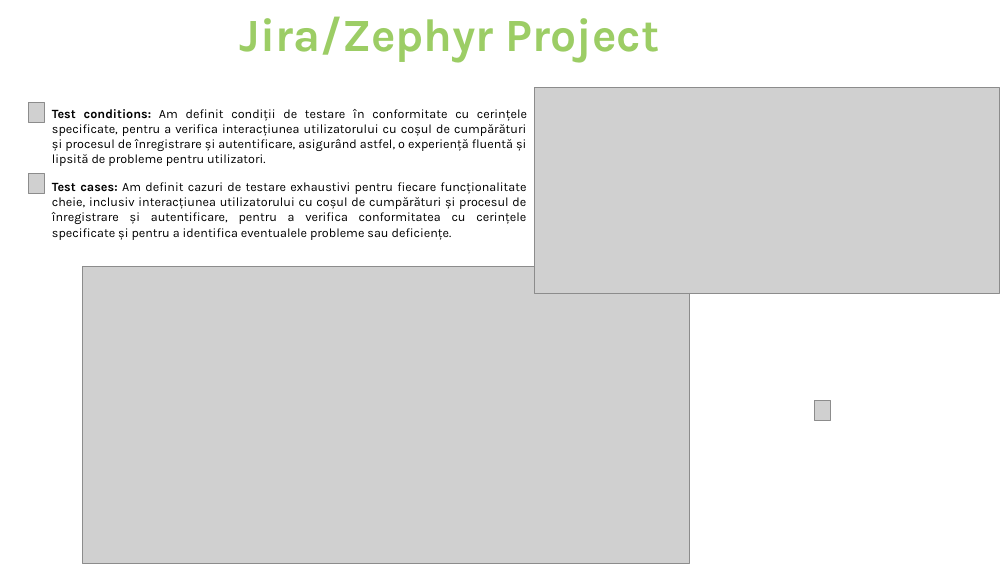
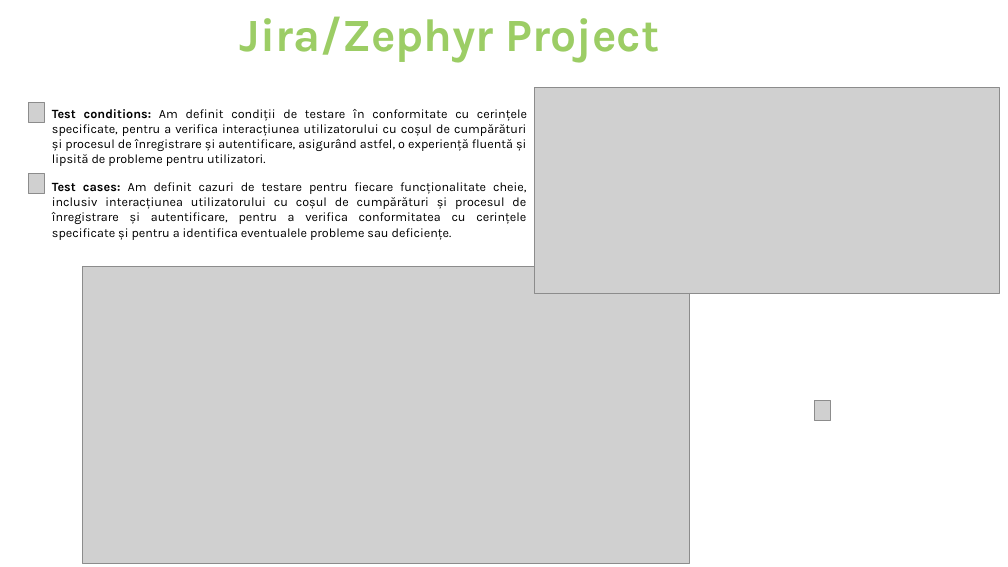
Before and after one commit to AlinT84/Testing-Project-for-Automation-Exercise-E-commerce-Website, a slide deck: slide 12 of Testing Project for Automation Exercise E-commerce Website.pptx. Drawn at 1008x567 pixels with LibreOffice and Linux fonts; fonts in the diff are those of the drawing; grey boxes stand for pictures; background and template pictures are left out. Boxes give left, top, right and bottom in pixels: in the first picture for what was removed or moved away, otherwise in the second. Text is boxed around its words. In the diff, an @@ line names an element or a change of style, - is before the commit and + after.

```diff
--- a/Testing Project for Automation Exercise E-commerce Website.pptx
+++ b/Testing Project for Automation Exercise E-commerce Website.pptx
@@ text at [52, 182, 526, 240]: text changed @@
-Test cases: Am definit cazuri de testare exhaustivi pentru fiecare funcționalitate cheie, inclusiv interacțiunea utilizatorului cu coșul de cumpărături și procesul de înregistrare și autentificare, pentru a verifica conformitatea cu cerințele specificate și pentru a identifica eventualele probleme sau deficiențe.
+Test cases: Am definit cazuri de testare pentru fiecare funcționalitate cheie, inclusiv interacțiunea utilizatorului cu coșul de cumpărături și procesul de înregistrare și autentificare, pentru a verifica conformitatea cu cerințele specificate și pentru a identifica eventualele probleme sau deficiențe.
```
Also in this commit, not shown: 3 other slides changed, 1 slide added, 1 slide removed, 1 other file.
